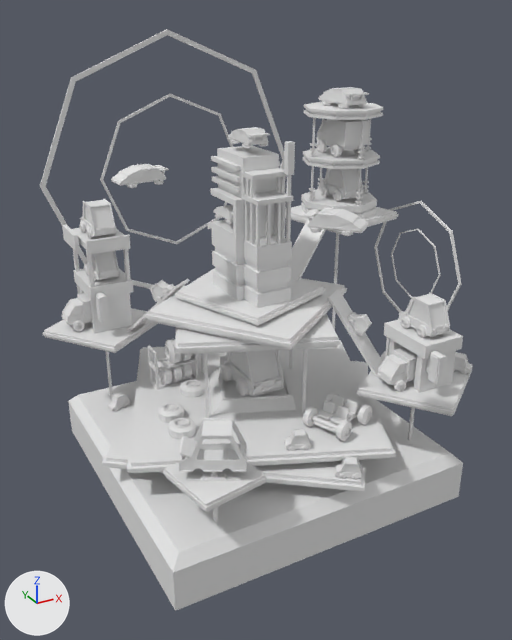
The FBX model Museum2048/Assets/000. Museum/5. Models/TextureModel/A. Cars/car_museum.fbx, before and after one commit.
One viewpoint serves both versions: a camera (50 mm lens) standing at (-26.62, -35.91, 7.27) and looking at (-20.19, -24.23, 1.43). The lights are fixed; the arrows at lower left show +X, +Y and +Z. Vertices at the same position are counted once.

In view in the first picture: '_1', '_2', '_3', '_4', '_5', '_6', '_7', '_8', '_9', 'decor_1', 'decor_1.001', 'decor_10', 'decor_2', 'decor_3', 'decor_5', 'decor_6', 'decor_7', 'decor_8', 'decor_9', 'empty_museum'.
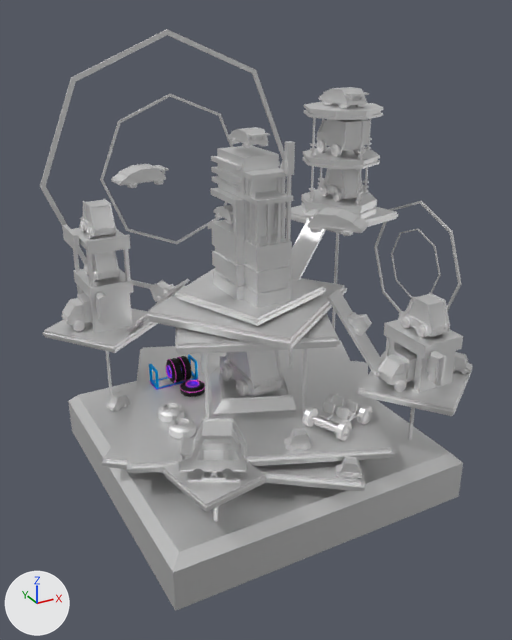
Changed parts and their boxes [x1, y1, x2, y2] in the pictures (512 x 640 px):
'empty_museum', surface changed (white to grey): [43, 205, 472, 611] in both
'_9', surface changed: [208, 127, 295, 308] in both
'_7', surface changed: [62, 199, 133, 334] in both
'_6', surface changed: [377, 293, 463, 393] in both
'decor_1', surface changed: [40, 29, 284, 289] in both
'_4', surface changed (white to grey): [179, 418, 247, 481] in both
'_2', surface changed, reshaped, moved (25% shorter): before [148, 339, 205, 397]; after [149, 354, 205, 397]
'_3', surface changed: [303, 397, 372, 441] in both
'decor_3', surface changed (white to grey): [304, 207, 369, 236] in both
'decor_1.001', surface changed: [374, 201, 461, 312] in both
'decor_2', surface changed (white to grey): [111, 164, 169, 188] in both
'_1', surface changed: [157, 403, 196, 439] in both
'decor_10', surface changed: [335, 456, 362, 480] in both
'decor_9', surface changed (white to grey): [284, 429, 311, 451] in both
'decor_7', surface changed: [347, 312, 372, 337] in both
'decor_6', surface changed: [107, 391, 130, 411] in both
'decor_5', surface changed: [150, 280, 175, 302] in both
part 1 of me_circle_006, deleted: before [158, 339, 191, 386]
part 2 of me_circle_006, deleted: before [148, 345, 198, 386]
part 3 of me_circle_006, recoloured: [149, 358, 205, 397] in both

The change, as a diff of the scene's bpy script:
```diff
--- a/Museum2048/Assets/000. Museum/5. Models/TextureModel/A. Cars/car_museum.fbx.py
+++ b/Museum2048/Assets/000. Museum/5. Models/TextureModel/A. Cars/car_museum.fbx.py
@@ img_texture_atlas_jpg @@
+img_texture_atlas_jpg = load_image('texture_atlas.jpg', 'texture_atlas.jpg', 256, 256, 'sRGB')
@@ mat_texture_car @@
 mat_texture_car.roughness = 0.553
+mat_texture_car.metallic = 1.0
@@ mat_texture_car_001 @@
+mat_texture_car_001 = principled_material('TEXTURE_car.001')
+mat_texture_car_001.texture = img_texture_atlas_jpg
+mat_texture_car_001.metallic = 1.0
+mat_texture_car_001.roughness = 0.553
@@ me_circle_006 @@
 # used by ob_2; location = (-21.48, -23.01, 0.15)
-me_circle_006.from_pydata(...)  # 2081 vertices, 2048 faces; spans x -0.507..0.507, y -0.671..0.509, z -0.506..0.521
+me_circle_006.from_pydata(...)  # 1112 vertices, 1065 faces; spans x -0.507..0.507, y -0.671..0.509, z -0.506..0.049
+# me_circle_006 part 1: 6 loose pieces with 645 vertices, spanning x -0.325..0.33, y -0.032..0.509, z -0.506..0.521, are deleted
+# me_circle_006 part 2: 324 vertices removed from x -0.507..0.507, y -0.022..0.5, z -0.496..0.422
+# me_circle_006 part 3: 1059 faces spanning x -0.507..0.507, y -0.671..0.509, z -0.506..0.049 switch from mat_texture_car (white #e7e7e7) to mat_texture_car_001 (picture img_texture_atlas_jpg)
@@ ob_2 @@
 ob_2 = bpy.data.objects.new('_2', me_circle_006)
-ob_2.location = (-21.48, -23.01, 0.15)
+ob_2.location = (-21.47, -23.0, 0.14)
```
